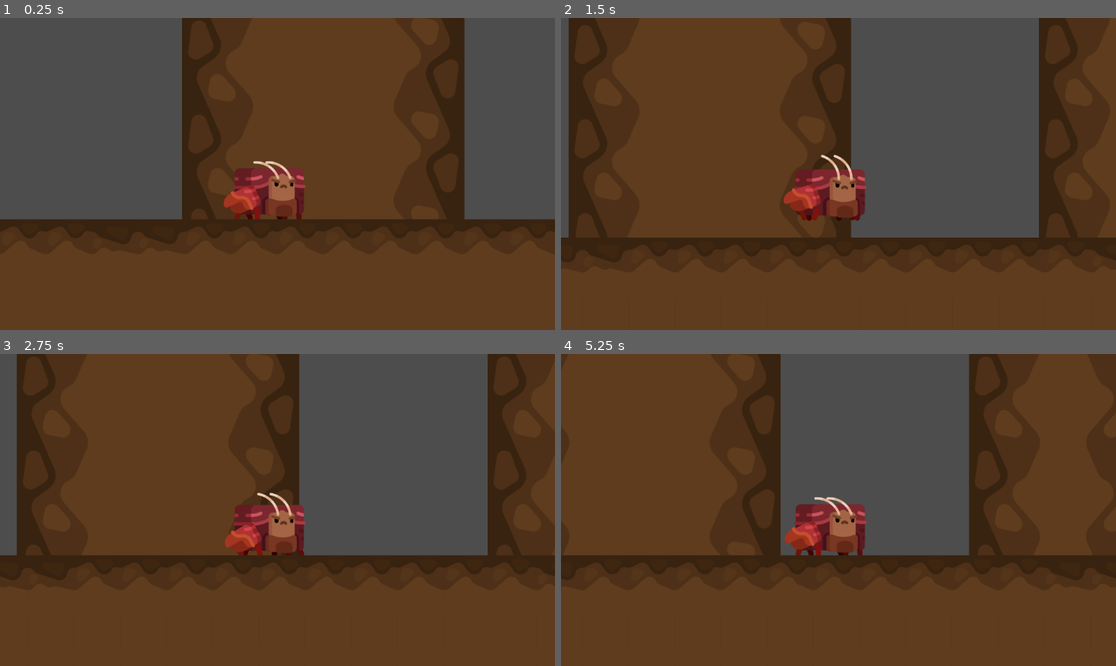
Above: before the commit, frames 1-4 (two rows, left to right).
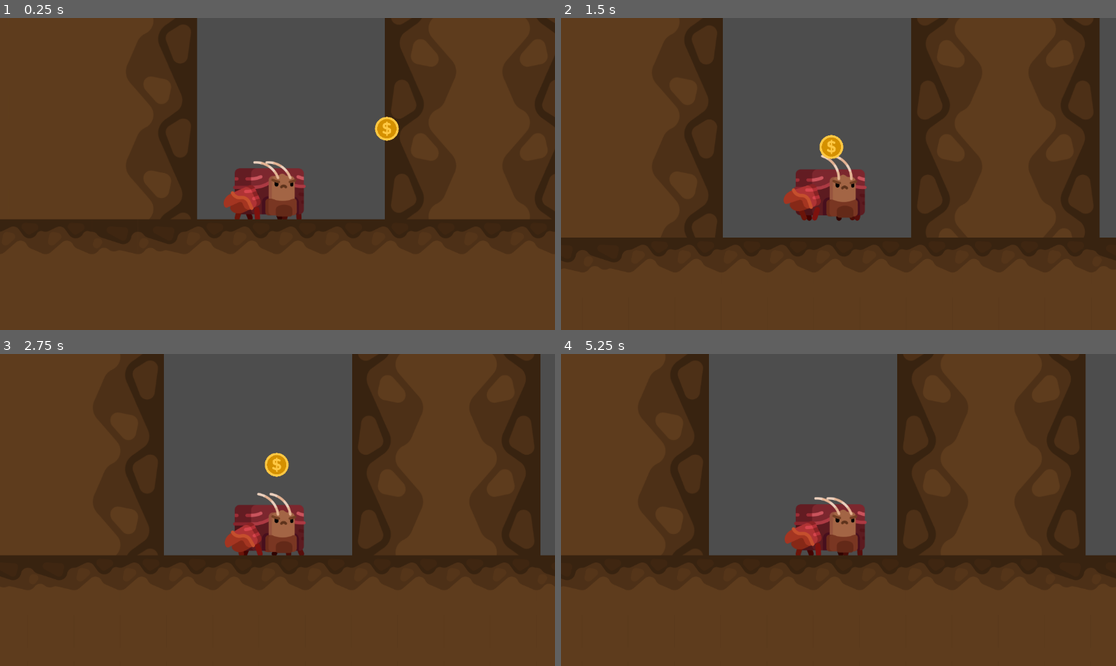
Above: after the commit, the same moments.

Repository: scuffedplus/crabGameCPT
Game: Godot game, scene res://Scenes/Level.tscn
Two runs of this game, one before a commit and one after it. Both use one fixed random seed, a clock stepped at 60 frames per second and the inputs below. Before the commit the project starts from res://Level.tscn.
Inputs:
- Up to frame 1 (0.25 s): no input
- Up to frame 2 (1.5 s): tap Enter at 0.5 s; hold X 0.53-1.28 s; hold Right (ui_right) from 0.53 s (still down); tap Up (ui_up) at 0.77 s; tap Z at 1.35 s
- Up to frame 3 (2.75 s): tap Up (ui_up) at 1.52 s; release Right (ui_right) at 2.03 s; hold Left (ui_left) from 2.03 s (still down); hold Shift from 2.03 s (still down)
- Up to frame 4 (5.25 s): release Left (ui_left) at 2.78 s; release Shift at 2.78 s; hold Right (ui_right) 2.78-4.28 s; tap X at 2.85 s; tap Up (ui_up) at 3.02, 3.77, 4.52 s; hold Z 3.53-4.28 s; hold Left (ui_left) 4.28-5.03 s; tap Shift at 4.35 s; hold Right (ui_right) from 5.03 s (still down); hold X from 5.03 s (still down)

The runs differ from the first frame. In frame 1, 55% of the frame differs, in the area x 0-100%, y 0-65%; in frame 2, 40%; in frame 3, 39%; in frame 4, 27%.

Commit message:
Ver 0.2
Collectible Functionality

Diff:
--- /dev/null
+++ b/Crab Game Godot/Collectibles/Collectible.gd
@@ -0,0 +1,29 @@
+extends Area2D
+
+var CollectibleID = 0
+"""
+0 = Dragonfly
+1 = Gold Key
+2 = Red Key
+3 = Blue Key
+"""
+
+var SecondaryID = 0
+var SingleUse = true
+var CollectibleInfo = [CollectibleID, SecondaryID, SingleUse]
+
+# Called when the node enters the scene tree for the first time.
+func _ready():
+	pass # Replace with function body.
+
+
+# Called every frame. 'delta' is the elapsed time since the previous frame.
+func _process(delta):
+	#Coin Spin animation go here
+	pass
+
+func GetInfo():
+	return(CollectibleInfo)
+
+func Die():
+	queue_free()
--- a/Crab Game Godot/Player/CharacterBodyMovement2D.gd
+++ b/Crab Game Godot/Player/CharacterBodyMovement2D.gd
@@ -11,6 +11,15 @@
 const GPBounce = -1200
 
 @onready var _Walk = $WalkingAnim/AnimationPlayer
+
+var Inventory = [0, 0, 0, 0, 0]
+
+"""
+0 = Coins
+1 = Gold Keys
+2 = Red Keys
+3 = Blue Keys
+"""
 
 var PlayerPosition = position.x
 
@@ -238,3 +247,12 @@
 		velocity.x = -700
 	if (EnemyPosition < PlayerPosition):
 		velocity.x = 700
+
+func _on_collectible_detection_area_entered(area):
+	var CollectibleInfo = area.GetInfo()
+	print(CollectibleInfo)
+	print(Inventory[CollectibleInfo[0]])
+	Inventory[CollectibleInfo[0]] += 1
+	print(Inventory[CollectibleInfo[0]])
+	if (CollectibleInfo[2]):
+		area.Die()
--- a/Crab Game Godot/Player/crab.tscn
+++ b/Crab Game Godot/Player/crab.tscn
@@ -155,4 +155,17 @@
 scale = Vector2(6.65429, -6.56945)
 shape = SubResource("RectangleShape2D_weufc")
 
+[node name="CollectibleDetection" type="Area2D" parent="Controller"]
+position = Vector2(-10, 50)
+collision_layer = 4
+collision_mask = 4
+monitorable = false
+
+[node name="CollisionShape2D" type="CollisionShape2D" parent="Controller/CollectibleDetection"]
+visible = false
+position = Vector2(3, -18)
+rotation = -3.14159
+scale = Vector2(6.65429, -6.56945)
+shape = SubResource("RectangleShape2D_weufc")
+
 [connection signal="area_entered" from="Controller/EnemyDetection" to="Controller" method="_on_enemy_detection_area_entered"]
--- a/Crab Game Godot/Level.tscn
+++ b/Crab Game Godot/Scenes/Level.tscn
@@ -1,11 +1,15 @@
-[gd_scene load_steps=6 format=3 uid="uid://b52osxa8ckpay"]
-
-[ext_resource type="TileSet" uid="uid://dbng0ugigpcxi" path="res://Textures/Level.tres" id="1_u7dyu"]
-[ext_resource type="Texture2D" uid="uid://vod05aw7217s" path="res://Textures/Tileset (2).png" id="1_v58gl"]
-[ext_resource type="PackedScene" uid="uid://dygwmiu5agidw" path="res://Player/crab.tscn" id="3_qvxqe"]
+[gd_scene load_steps=21 format=3 uid="uid://b52osxa8ckpay"]
+
+[ext_resource type="Texture2D" uid="uid://vod05aw7217s" path="res://Textures/Tileset (2).png" id="1_h2lrw"]
+[ext_resource type="TileSet" uid="uid://dbng0ugigpcxi" path="res://Textures/Level.tres" id="2_4jwty"]
+[ext_resource type="Script" path="res://Player/CharacterBodyMovement2D.gd" id="3_r6uip"]
+[ext_resource type="Texture2D" uid="uid://dgkgsgqj3b3fy" path="res://Player/Animations/HorridSpriteSheet.png" id="4_dt8kd"]
+[ext_resource type="Texture2D" uid="uid://c6m6qqilv1f2a" path="res://Player/Animations/CrabWalk.png" id="5_nf00s"]
+[ext_resource type="Script" path="res://Collectibles/Collectible.gd" id="6_l5n1i"]
+[ext_resource type="Texture2D" uid="uid://c57wnk0x308mh" path="res://Textures/Collectibles/CoinPlaceholder.png" id="7_jd6wk"]
 
 [sub_resource type="TileSetAtlasSource" id="TileSetAtlasSource_6adhy"]
-texture = ExtResource("1_v58gl")
+texture = ExtResource("1_h2lrw")
 texture_region_size = Vector2i(192, 192)
 1:0/0 = 0
 2:0/0 = 0
@@ -23,6 +27,108 @@
 tile_size = Vector2i(192, 192)
 sources/0 = SubResource("TileSetAtlasSource_6adhy")
 
+[sub_resource type="Animation" id="Animation_4k8pb"]
+resource_name = "Punch"
+tracks/0/type = "value"
+tracks/0/imported = false
+tracks/0/enabled = true
+tracks/0/path = NodePath(".:frame")
+tracks/0/interp = 1
+tracks/0/loop_wrap = true
+tracks/0/keys = {
+"times": PackedFloat32Array(0, 0.1, 0.2, 0.3, 0.4, 0.5, 0.6, 0.7, 0.8),
+"transitions": PackedFloat32Array(1, 1, 1, 1, 1, 1, 1, 1, 1),
+"update": 1,
+"values": [0, 1, 2, 3, 4, 5, 6, 7, 0]
+}
+
+[sub_resource type="Animation" id="Animation_7nt7p"]
+length = 0.001
+tracks/0/type = "value"
+tracks/0/imported = false
+tracks/0/enabled = true
+tracks/0/path = NodePath(".:frame")
+tracks/0/interp = 1
+tracks/0/loop_wrap = true
+tracks/0/keys = {
+"times": PackedFloat32Array(),
+"transitions": PackedFloat32Array(),
+"update": 1,
+"values": []
+}
+
+[sub_resource type="Animation" id="Animation_lqr5b"]
+resource_name = "Walk"
+length = 0.25
+tracks/0/type = "value"
+tracks/0/imported = false
+tracks/0/enabled = true
+tracks/0/path = NodePath(".:frame")
+tracks/0/interp = 1
+tracks/0/loop_wrap = true
+tracks/0/keys = {
+"times": PackedFloat32Array(0, 0.1),
+"transitions": PackedFloat32Array(1, 1),
+"update": 1,
+"values": [8, 9]
+}
+
+[sub_resource type="AnimationLibrary" id="AnimationLibrary_4mflg"]
+_data = {
+"Punch": SubResource("Animation_4k8pb"),
+"RESET": SubResource("Animation_7nt7p"),
+"Walk": SubResource("Animation_lqr5b")
+}
+
+[sub_resource type="Animation" id="Animation_ildgw"]
+length = 0.001
+tracks/0/type = "value"
+tracks/0/imported = false
+tracks/0/enabled = true
+tracks/0/path = NodePath(".:frame")
+tracks/0/interp = 1
+tracks/0/loop_wrap = true
+tracks/0/keys = {
+"times": PackedFloat32Array(0),
+"transitions": PackedFloat32Array(1),
+"update": 1,
+"values": [1]
+}
+
+[sub_resource type="Animation" id="Animation_7mdlk"]
+resource_name = "Walk"
+length = 0.3
+loop_mode = 1
+tracks/0/type = "value"
+tracks/0/imported = false
+tracks/0/enabled = true
+tracks/0/path = NodePath(".:frame")
+tracks/0/interp = 1
+tracks/0/loop_wrap = true
+tracks/0/keys = {
+"times": PackedFloat32Array(0, 0.1, 0.2),
+"transitions": PackedFloat32Array(1, 1, 1),
+"update": 1,
+"values": [0, 1, 2]
+}
+
+[sub_resource type="AnimationLibrary" id="AnimationLibrary_ue5b4"]
+_data = {
+"RESET": SubResource("Animation_ildgw"),
+"Walk": SubResource("Animation_7mdlk")
+}
+
+[sub_resource type="RectangleShape2D" id="RectangleShape2D_6fwq0"]
+size = Vector2(92.0523, 108.197)
+
+[sub_resource type="RectangleShape2D" id="RectangleShape2D_weufc"]
+size = Vector2(38.1709, 31.3573)
+
+[sub_resource type="RectangleShape2D" id="RectangleShape2D_luvw0"]
+size = Vector2(38.1709, 31.3573)
+
+[sub_resource type="CircleShape2D" id="CircleShape2D_v61sc"]
+
 [node name="Level" type="Node2D"]
 
 [node name="ParallaxBackground" type="ParallaxBackground" parent="."]
@@ -30,7 +136,7 @@
 
 [node name="ParallaxLayer" type="ParallaxLayer" parent="ParallaxBackground"]
 position = Vector2(156, 35)
-motion_scale = Vector2(1.5, 0.251)
+motion_scale = Vector2(0.3, 0.05)
 
 [node name="TileMap" type="TileMap" parent="ParallaxBackground/ParallaxLayer"]
 position = Vector2(-4305, -239)
@@ -43,9 +149,92 @@
 
 [node name="TileMap" type="TileMap" parent="Level"]
 position = Vector2(10591, -76)
-tile_set = ExtResource("1_u7dyu")
+tile_set = ExtResource("2_4jwty")
 format = 2
 layer_0/tile_data = PackedInt32Array(-655438, 196608, 0, -589902, 196608, 0, -524366, 196608, 0, -458830, 196608, 0, -3 …(14302 unchanged characters)…
 
-[node name="CRAB" parent="." instance=ExtResource("3_qvxqe")]
+[node name="CRAB" type="Node2D" parent="."]
 position = Vector2(0, 478)
+
+[node name="Controller" type="CharacterBody2D" parent="CRAB"]
+position = Vector2(227, -541)
+script = ExtResource("3_r6uip")
+
+[node name="Camera2D" type="Camera2D" parent="CRAB/Controller"]
+position = Vector2(-1, -41)
+zoom = Vector2(0.5, 0.5)
+
+[node name="DebugSprites" type="Sprite2D" parent="CRAB/Controller"]
+visible = false
+position = Vector2(-2, -1.00002)
+scale = Vector2(1.96962, 1.96962)
+texture = ExtResource("4_dt8kd")
+hframes = 4
+vframes = 3
+
+[node name="AnimationPlayer" type="AnimationPlayer" parent="CRAB/Controller/DebugSprites"]
+libraries = {
+"": SubResource("AnimationLibrary_4mflg")
+}
+
+[node name="WalkingAnim" type="Sprite2D" parent="CRAB/Controller"]
+position = Vector2(-28, 28)
+scale = Vector2(1.38463, 1.38463)
+texture = ExtResource("5_nf00s")
+hframes = 5
+vframes = 5
+frame = 1
+
+[node name="AnimationPlayer" type="AnimationPlayer" parent="CRAB/Controller/WalkingAnim"]
+libraries = {
+"": SubResource("AnimationLibrary_ue5b4")
+}
+
+[node name="CollisionShape2D" type="CollisionShape2D" parent="CRAB/Controller"]
+visible = false
+position = Vector2(-35.5, 42.5)
+scale = Vector2(3.13952, 1.93167)
+shape = SubResource("RectangleShape2D_6fwq0")
+
+[node name="EnemyDetection" type="Area2D" parent="CRAB/Controller"]
+position = Vector2(-5, 25)
+collision_layer = 0
+collision_mask = 2
+monitorable = false
+
+[node name="CollisionShape2D" type="CollisionShape2D" parent="CRAB/Controller/EnemyDetection"]
+visible = false
+position = Vector2(3, -18)
+rotation = -3.14159
+scale = Vector2(6.65429, -6.56945)
+shape = SubResource("RectangleShape2D_weufc")
+
+[node name="CollectibleDetection" type="Area2D" parent="CRAB/Controller"]
+position = Vector2(-108, 162)
+scale = Vector2(1.35577, 1.71657)
+collision_layer = 4
+collision_mask = 4
+
+[node name="CollisionShape2D" type="CollisionShape2D" parent="CRAB/Controller/CollectibleDetection"]
+position = Vector2(53.1063, -78.0626)
+rotation = -3.14159
+scale = Vector2(6.61584, 4.87611)
+shape = SubResource("RectangleShape2D_luvw0")
+
+[node name="Collectible" type="Area2D" parent="."]
+collision_layer = 4
+collision_mask = 4
+monitoring = false
+script = ExtResource("6_l5n1i")
+
+[node name="CollisionShape2D" type="CollisionShape2D" parent="Collectible"]
+position = Vector2(680, -260)
+scale = Vector2(4.92, 4.92)
+shape = SubResource("CircleShape2D_v61sc")
+
+[node name="Sprite2D" type="Sprite2D" parent="Collectible/CollisionShape2D"]
+scale = Vector2(0.0390475, 0.0390475)
+texture = ExtResource("7_jd6wk")
+
+[connection signal="area_entered" from="CRAB/Controller/EnemyDetection" to="CRAB/Controller" method="_on_enemy_detection_area_entered"]
+[connection signal="area_entered" from="CRAB/Controller/CollectibleDetection" to="CRAB/Controller" method="_on_collectible_detection_area_entered"]
--- a/Crab Game Godot/new_scene.tscn
+++ b/Crab Game Godot/Scenes/TestA.tscn
@@ -1,10 +1,12 @@
-[gd_scene load_steps=12 format=3 uid="uid://b7ba3g73jo8y2"]
-
-[ext_resource type="Texture2D" uid="uid://vod05aw7217s" path="res://Textures/Tileset (2).png" id="1_srdt6"]
-[ext_resource type="PackedScene" uid="uid://dygwmiu5agidw" path="res://Player/crab.tscn" id="2_1akfi"]
-[ext_resource type="Texture2D" uid="uid://bubvyh6myossl" path="res://Textures/icon.svg" id="2_bfvet"]
-[ext_resource type="Script" path="res://Enemy Template/EnemyMovement.gd" id="3_50qc6"]
-[ext_resource type="Script" path="res://Enemy Template/BasicEnemyHitbox.gd" id="5_huoak"]
+[gd_scene load_steps=23 format=3 uid="uid://b7ba3g73jo8y2"]
+
+[ext_resource type="Texture2D" uid="uid://vod05aw7217s" path="res://Textures/Tileset (2).png" id="1_shuj8"]
+[ext_resource type="Script" path="res://Player/CharacterBodyMovement2D.gd" id="2_q2jhq"]
+[ext_resource type="Texture2D" uid="uid://dgkgsgqj3b3fy" path="res://Player/Animations/HorridSpriteSheet.png" id="3_cyjou"]
+[ext_resource type="Texture2D" uid="uid://bubvyh6myossl" path="res://Textures/icon.svg" id="3_yusi1"]
+[ext_resource type="Texture2D" uid="uid://c6m6qqilv1f2a" path="res://Player/Animations/CrabWalk.png" id="4_5upi1"]
+[ext_resource type="Script" path="res://Enemy Template/EnemyMovement.gd" id="4_fe3db"]
+[ext_resource type="Script" path="res://Enemy Template/BasicEnemyHitbox.gd" id="5_ulb6b"]
 
 [sub_resource type="CompressedTexture2D" id="CompressedTexture2D_2lug6"]
 
@@ -60,11 +62,108 @@
 sources/0 = SubResource("TileSetAtlasSource_i7ey5")
 sources/1 = SubResource("TileSetAtlasSource_6nwfv")
 
+[sub_resource type="Animation" id="Animation_4k8pb"]
+resource_name = "Punch"
+tracks/0/type = "value"
+tracks/0/imported = false
+tracks/0/enabled = true
+tracks/0/path = NodePath(".:frame")
+tracks/0/interp = 1
+tracks/0/loop_wrap = true
+tracks/0/keys = {
+"times": PackedFloat32Array(0, 0.1, 0.2, 0.3, 0.4, 0.5, 0.6, 0.7, 0.8),
+"transitions": PackedFloat32Array(1, 1, 1, 1, 1, 1, 1, 1, 1),
+"update": 1,
+"values": [0, 1, 2, 3, 4, 5, 6, 7, 0]
+}
+
+[sub_resource type="Animation" id="Animation_7nt7p"]
+length = 0.001
+tracks/0/type = "value"
+tracks/0/imported = false
+tracks/0/enabled = true
+tracks/0/path = NodePath(".:frame")
+tracks/0/interp = 1
+tracks/0/loop_wrap = true
+tracks/0/keys = {
+"times": PackedFloat32Array(),
+"transitions": PackedFloat32Array(),
+"update": 1,
+"values": []
+}
+
+[sub_resource type="Animation" id="Animation_lqr5b"]
+resource_name = "Walk"
+length = 0.25
+tracks/0/type = "value"
+tracks/0/imported = false
+tracks/0/enabled = true
+tracks/0/path = NodePath(".:frame")
+tracks/0/interp = 1
+tracks/0/loop_wrap = true
+tracks/0/keys = {
+"times": PackedFloat32Array(0, 0.1),
+"transitions": PackedFloat32Array(1, 1),
+"update": 1,
+"values": [8, 9]
+}
+
+[sub_resource type="AnimationLibrary" id="AnimationLibrary_4mflg"]
+_data = {
+"Punch": SubResource("Animation_4k8pb"),
+"RESET": SubResource("Animation_7nt7p"),
+"Walk": SubResource("Animation_lqr5b")
+}
+
+[sub_resource type="Animation" id="Animation_ildgw"]
+length = 0.001
+tracks/0/type = "value"
+tracks/0/imported = false
+tracks/0/enabled = true
+tracks/0/path = NodePath(".:frame")
+tracks/0/interp = 1
+tracks/0/loop_wrap = true
+tracks/0/keys = {
+"times": PackedFloat32Array(0),
+"transitions": PackedFloat32Array(1),
+"update": 1,
+"values": [1]
+}
+
+[sub_resource type="Animation" id="Animation_7mdlk"]
+resource_name = "Walk"
+length = 0.3
+loop_mode = 1
+tracks/0/type = "value"
+tracks/0/imported = false
+tracks/0/enabled = true
+tracks/0/path = NodePath(".:frame")
+tracks/0/interp = 1
+tracks/0/loop_wrap = true
+tracks/0/keys = {
+"times": PackedFloat32Array(0, 0.1, 0.2),
+"transitions": PackedFloat32Array(1, 1, 1),
+"update": 1,
+"values": [0, 1, 2]
+}
+
+[sub_resource type="AnimationLibrary" id="AnimationLibrary_ue5b4"]
+_data = {
+"RESET": SubResource("Animation_ildgw"),
+"Walk": SubResource("Animation_7mdlk")
+}
+
+[sub_resource type="RectangleShape2D" id="RectangleShape2D_6fwq0"]
+size = Vector2(92.0523, 108.197)
+
+[sub_resource type="RectangleShape2D" id="RectangleShape2D_weufc"]
+size = Vector2(38.1709, 31.3573)
+
 [sub_resource type="SpriteFrames" id="SpriteFrames_gsr0c"]
 animations = [{
 "frames": [{
 "duration": 1.0,
-"texture": ExtResource("2_bfvet")
+"texture": ExtResource("3_yusi1")
 }],
 "loop": true,
 "name": &"default",
@@ -95,7 +194,72 @@
 build_mode = 1
 polygon = PackedVector2Array(-2, -376, 573, -381, 573, 1, -2, -1)
 
-[node name="CRAB" parent="." instance=ExtResource("2_1akfi")]
+[node name="CRAB" type="Node2D" parent="."]
+
+[node name="Controller" type="CharacterBody2D" parent="CRAB"]
+position = Vector2(227, -541)
+script = ExtResource("2_q2jhq")
+
+[node name="Camera2D" type="Camera2D" parent="CRAB/Controller"]
+position = Vector2(-1, -41)
+zoom = Vector2(0.5, 0.5)
+
+[node name="DebugSprites" type="Sprite2D" parent="CRAB/Controller"]
+visible = false
+position = Vector2(-2, -1.00002)
+scale = Vector2(1.96962, 1.96962)
+texture = ExtResource("3_cyjou")
+hframes = 4
+vframes = 3
+
+[node name="AnimationPlayer" type="AnimationPlayer" parent="CRAB/Controller/DebugSprites"]
+libraries = {
+"": SubResource("AnimationLibrary_4mflg")
+}
+
+[node name="WalkingAnim" type="Sprite2D" parent="CRAB/Controller"]
+position = Vector2(-28, 28)
+scale = Vector2(1.38463, 1.38463)
+texture = ExtResource("4_5upi1")
+hframes = 5
+vframes = 5
+frame = 1
+
+[node name="AnimationPlayer" type="AnimationPlayer" parent="CRAB/Controller/WalkingAnim"]
+libraries = {
+"": SubResource("AnimationLibrary_ue5b4")
+}
+
+[node name="CollisionShape2D" type="CollisionShape2D" parent="CRAB/Controller"]
+position = Vector2(-35.5, 42.5)
+scale = Vector2(3.13952, 1.93167)
+shape = SubResource("RectangleShape2D_6fwq0")
+
+[node name="EnemyDetection" type="Area2D" parent="CRAB/Controller"]
+position = Vector2(-5, 25)
+collision_layer = 0
+collision_mask = 2
+monitorable = false
+
+[node name="CollisionShape2D" type="CollisionShape2D" parent="CRAB/Controller/EnemyDetection"]
+visible = false
+position = Vector2(3, -18)
+rotation = -3.14159
+scale = Vector2(6.65429, -6.56945)
+shape = SubResource("RectangleShape2D_weufc")
+
+[node name="CollectibleDetection" type="Area2D" parent="CRAB/Controller"]
+position = Vector2(-10, 50)
+collision_layer = 4
+collision_mask = 4
+monitorable = false
+
+[node name="CollisionShape2D" type="CollisionShape2D" parent="CRAB/Controller/CollectibleDetection"]
+visible = false
+position = Vector2(3, -18)
+rotation = -3.14159
+scale = Vector2(6.65429, -6.56945)
+shape = SubResource("RectangleShape2D_weufc")
 
 [node name="Enemies" type="Node2D" parent="."]
 
@@ -234,6 +398,7 @@
 
 [node name="CRNABFOWBDFHOABW" type="Node2D" parent="."]
 
+[connection signal="area_entered" from="CRAB/Controller/EnemyDetection" to="CRAB/Controller" method="_on_enemy_detection_area_entered"]
 [connection signal="tree_exited" from="Enemies/1/Enemy hitbox" to="Enemies/1" method="_on_enemy_hitbox_tree_exited"]
 [connection signal="tree_exited" from="Enemies/BouncePads/Node2D/Enemy hitbox" to="Enemies/1" method="_on_enemy_hitbox_tree_exited"]
 [connection signal="tree_exited" from="Enemies/BouncePads/Node2D/Enemy hitbox2" to="Enemies/1" method="_on_enemy_hitbox_tree_exited"]
--- a/Crab Game Godot/project.godot
+++ b/Crab Game Godot/project.godot
@@ -11,7 +11,7 @@
 [application]
 
 config/name="Crab Game"
-run/main_scene="res://Level.tscn"
+run/main_scene="res://Scenes/Level.tscn"
 config/features=PackedStringArray("4.2", "Forward Plus")
 config/icon="res://Textures/icon.svg"
 
@@ -22,3 +22,4 @@
 [layer_names]
 
 2d_physics/layer_2="HurtsThePlayer"
+2d_physics/layer_3="Collectibles"
Not shown: 10 places in Crab Game Godot/Scenes/TestA.tscn that only renumber resources
Binary file added: Crab Game Godot/Textures/Collectibles/CoinPlaceholder.png
Not shown, added: Crab Game Godot/Textures/Collectibles/CoinPlaceholder.png.import
